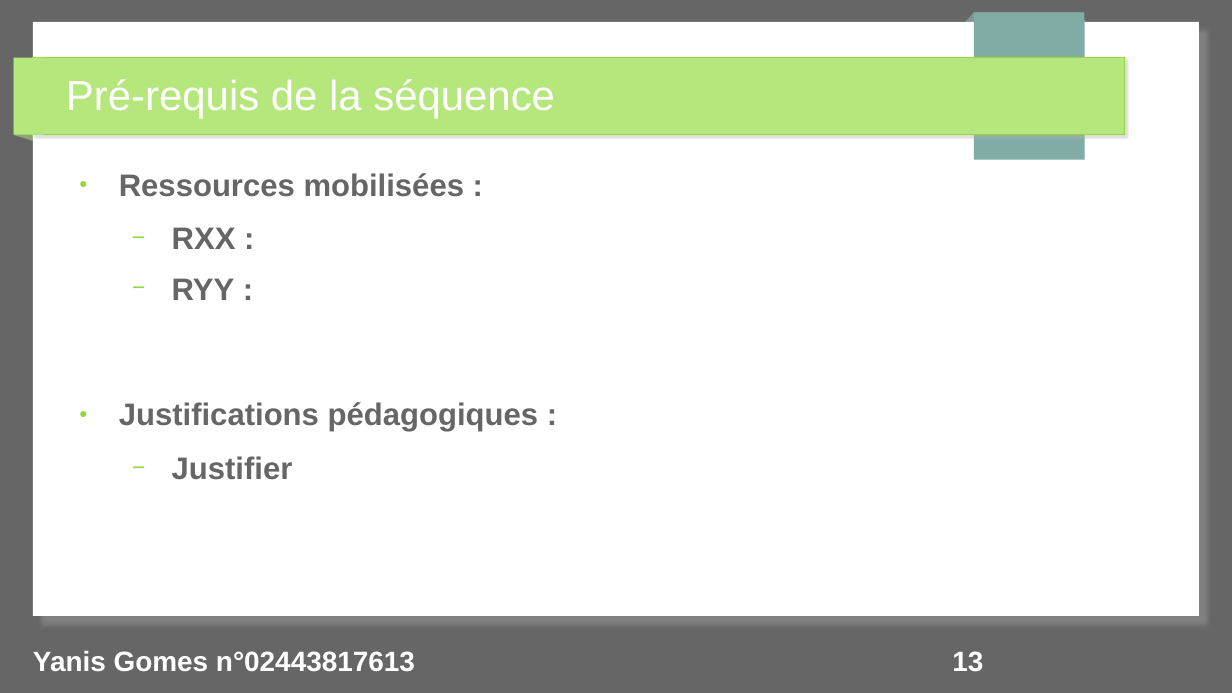
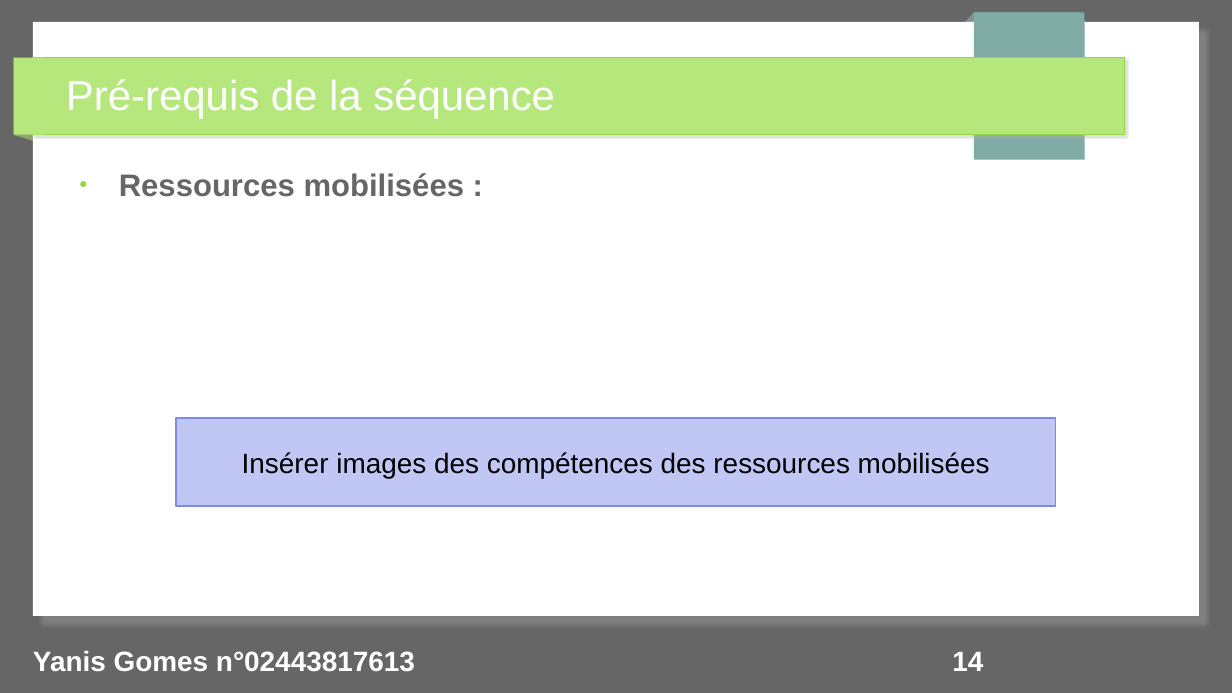
Before and after one commit to yanisgomes/agregation-sii-info, a slide deck: slide 14 of BUT/YANIS_GOMES_BUT_02443817613.odp (slide 13 before the commit). Drawn at 1232x693 pixels with LibreOffice and Linux fonts; fonts in the diff are those of the drawing. Boxes give left, top, right and bottom in pixels: in the first picture for what was removed or moved away, otherwise in the second. Text is boxed around its words. In the diff, an @@ line names an element or a change of style, - is before the commit and + after.

```diff
--- a/BUT/YANIS_GOMES_BUT_02443817613.odp
+++ b/BUT/YANIS_GOMES_BUT_02443817613.odp
@@ text at bbox=[172, 227, 236, 300]: paragraphs removed @@
-  − RXX :
-  − RYY :
@@ text removed at bbox=[119, 402, 539, 480] @@
-● Justifications pédagogiques :
-  − Justifier
@@ rectangle added at bbox=[176, 418, 1055, 506], fill #C1C7F4, outline #7D8AE7 0.85 pt, 18 pt, text #000000 @@
+Insérer images des compétences des ressources mobilisées
@@ page number at bbox=[952, 652, 983, 671]: text changed @@
-13
+14
```
Also in this commit, not shown: 7 other slides changed, 7 slides added, 4 slides removed, 1 other file.
